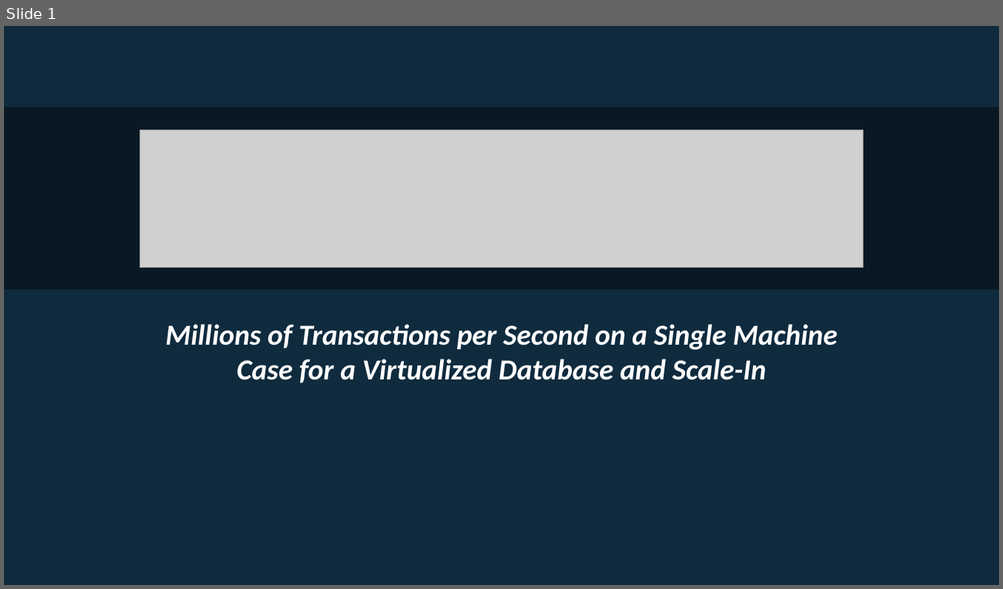
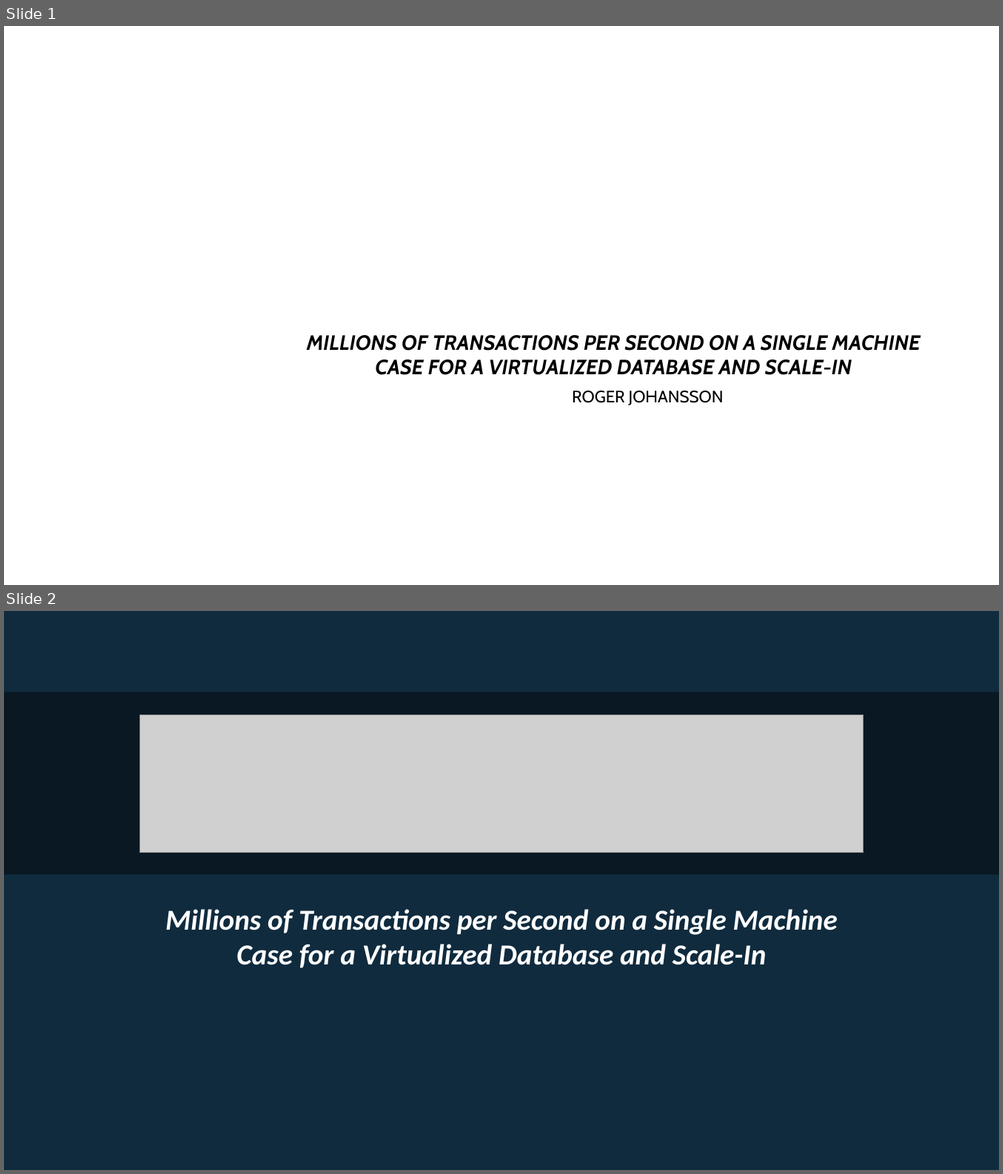
Before and after one commit to rogeralsing/Presentations, a slide deck: Starcounter/usa.pptx. Shown one above the other, each under a label of ours: slide 1 before the commit, slides 1 and 2 after it. The pictures are 1003x589 and 1003x1174 pixels, drawn with LibreOffice and Linux fonts; fonts in the diff are those of the drawing; grey boxes stand for pictures; background and template pictures are left out. Boxes give left, top, right and bottom in pixels: in the first picture for what was removed or moved away, otherwise in the second. Text is boxed around its words. In the diff, an @@ line names an element or a change of style, - is before the commit and + after.

```diff
--- a/Starcounter/usa.pptx
+++ b/Starcounter/usa.pptx
@@ slide 1 added at [4,26,999,585], background picture (left out) @@
@@ title added at [307,335,920,375], 20 pt, text #000000, bold, italic @@
+MILLIONS OF TRANSACTIONS PER SECOND ON A SINGLE MACHINE
+CASE FOR A VIRTUALIZED DATABASE AND SCALE-IN
@@ subtitle added at [572,391,723,406], 16 pt, text #000000 @@
+ROGER JOHANSSON
@@ what was slide 1 is now slide 2 @@
```
Also in this commit, not shown: 2 slides changed, 5 other slides added, 1 slide removed.
